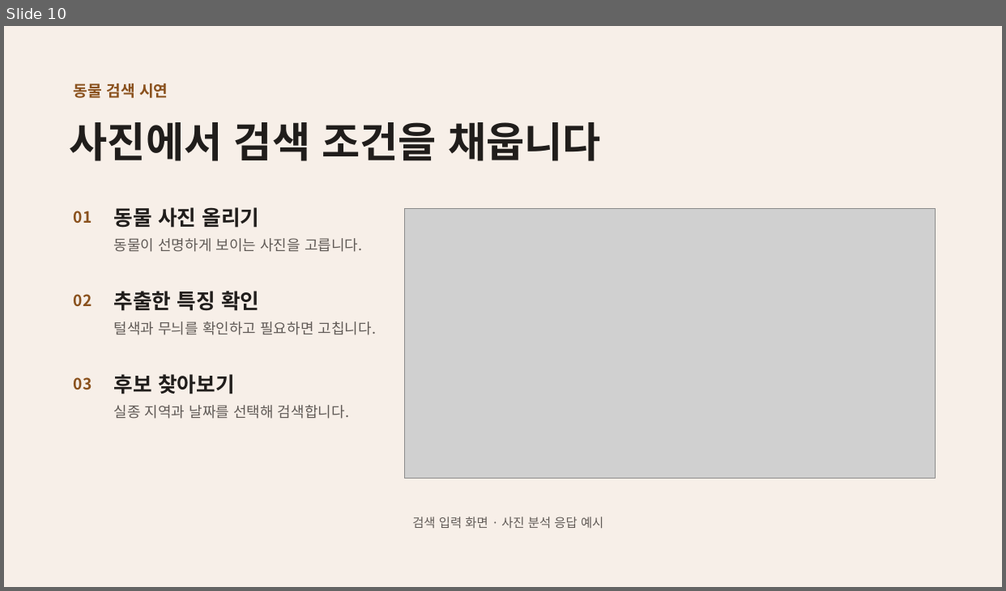
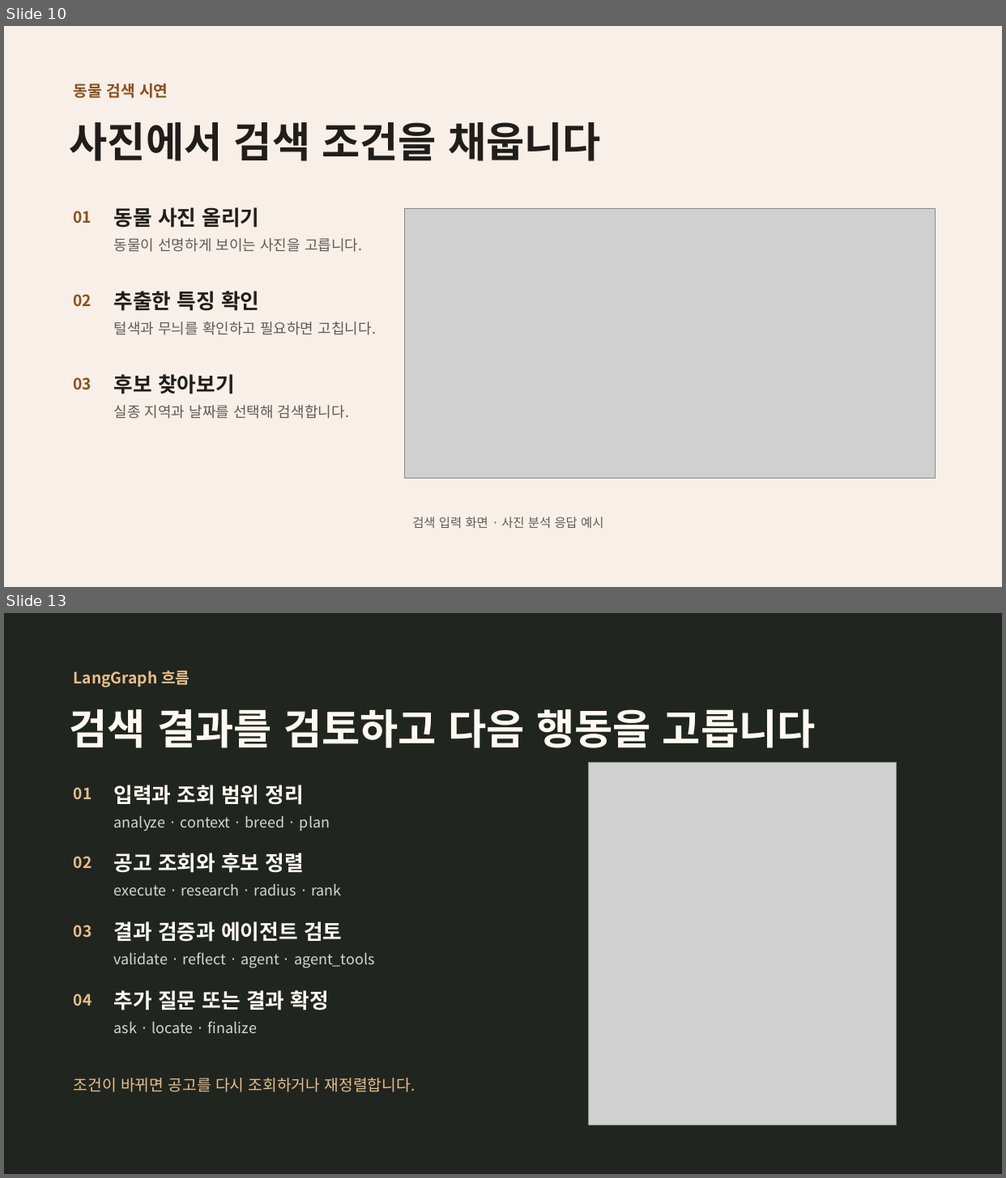
Before and after one commit to aio-03-p2-team1/aio-03-p2-team1, a slide deck: P2/ppt/dasimanna-team-intro.pptx. Shown one above the other, each under a label of ours: slide 10 before the commit, slides 10 and 13 after it; the slides between them are not shown. The pictures are 1006x591 and 1006x1178 pixels, drawn with LibreOffice and Linux fonts; fonts in the diff are those of the drawing; grey boxes stand for pictures. Boxes give left, top, right and bottom in pixels: in the first picture for what was removed or moved away, otherwise in the second. Text is boxed around its words. In the diff, an @@ line names an element or a change of style, - is before the commit and + after.

Commit message:
docs: 발표 목차 재배치 및 검색 기술 슬라이드 추가

```diff
--- a/P2/ppt/dasimanna-team-intro.pptx
+++ b/P2/ppt/dasimanna-team-intro.pptx
@@ slide 13 added at <box>4,613,1002,1174</box>, background #202520 @@
@@ text added at <box>74,671,189,688</box>, 15 pt, text #E8BE8B, bold @@
+LangGraph 흐름
@@ text added at <box>70,709,816,748</box>, 40 pt, text #FFF9F1, bold @@
+검색 결과를 검토하고 다음 행동을 고릅니다
@@ picture added at <box>589,763,897,1125</box> @@
@@ text added at <box>74,787,92,799</box>, 15 pt, text #E8BE8B, bold @@
+01
@@ text added at <box>114,785,304,805</box>, 20 pt, text #FFF9F1, bold @@
+입력과 조회 범위 정리
@@ text added at <box>114,815,330,831</box>, 14 pt, text #D3D9CD @@
+analyze · context · breed · plan
@@ text added at <box>114,853,304,873</box>, 20 pt, text #FFF9F1, bold @@
+공고 조회와 후보 정렬
@@ text added at <box>74,856,92,868</box>, 15 pt, text #E8BE8B, bold @@
+02
@@ text added at <box>114,884,342,896</box>, 14 pt, text #D3D9CD @@
+execute · research · radius · rank
@@ text added at <box>74,925,92,938</box>, 15 pt, text #E8BE8B, bold @@
+03
@@ text added at <box>114,922,342,942</box>, 20 pt, text #FFF9F1, bold @@
+결과 검증과 에이전트 검토
@@ text added at <box>114,952,375,969</box>, 14 pt, text #D3D9CD @@
+validate · reflect · agent · agent_tools
@@ text added at <box>74,994,92,1006</box>, 15 pt, text #E8BE8B, bold @@
+04
@@ text added at <box>114,990,329,1011</box>, 20 pt, text #FFF9F1, bold @@
+추가 질문 또는 결과 확정
@@ text added at <box>114,1021,257,1033</box>, 14 pt, text #D3D9CD @@
+ask · locate · finalize
@@ text added at <box>74,1078,415,1093</box>, 15 pt, text #E8BE8B @@
+조건이 바뀌면 공고를 다시 조회하거나 재정렬합니다.
```
Also in this commit, not shown: 3 other slides added, 1 other file.
